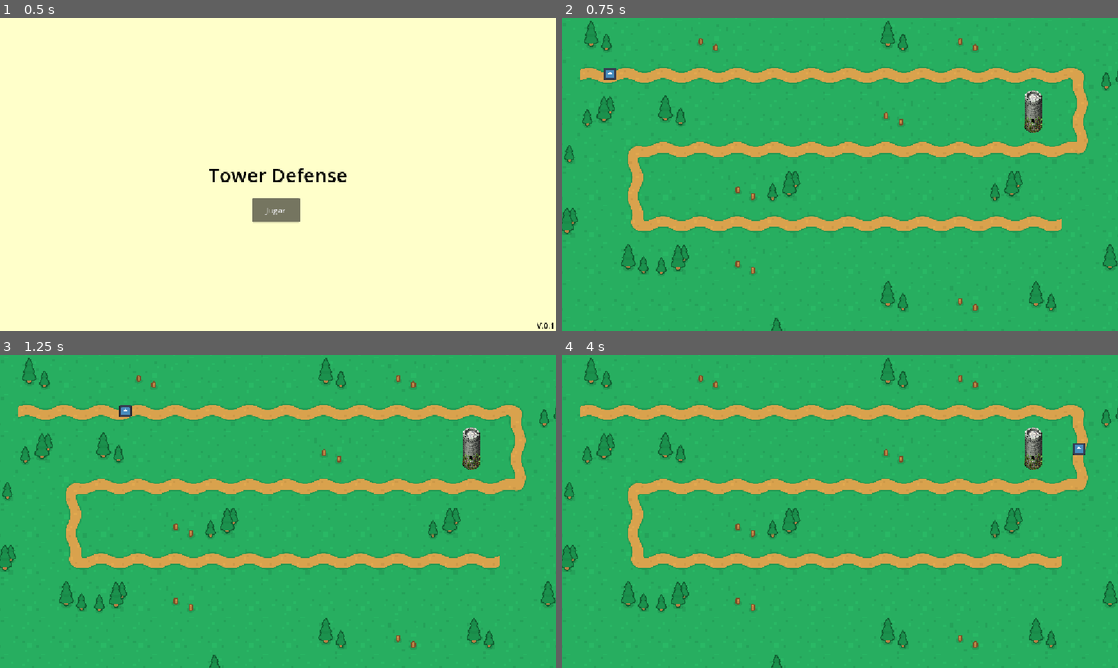
Above: before the commit, frames 1-4 (two rows, left to right).
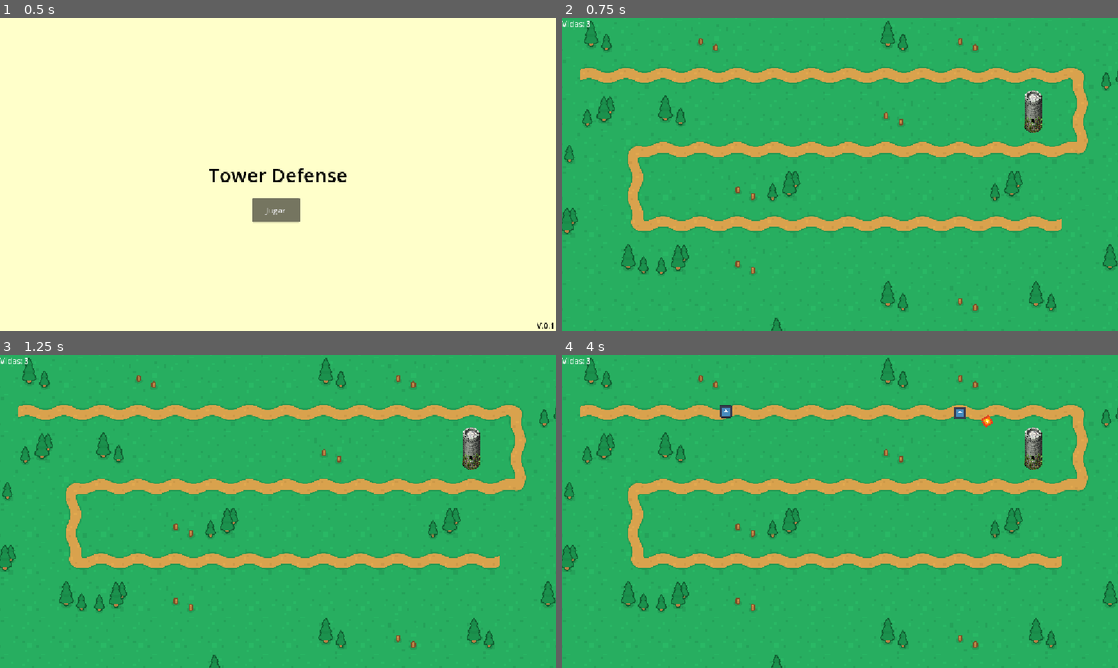
Above: after the commit, the same moments.

Repository: ntGeo/Godot_2
Game: Godot game, scene res://Scenes/menu_inicio.tscn
The game is run twice, just before and just after one commit, with the same random seed, the same clock (stepped at 60 frames per second) and the same inputs. The engine's default icon, where the game draws it, is replaced by a stand-in: a white triangle on a blue panel in a dark square.
Inputs:
- Up to frame 1 (0.5 s): no input
- Up to frame 2 (0.75 s): click "Jugar" at 0.5 s
- Up to frame 3 (1.25 s): no input
- Up to frame 4 (4 s): no input

Frame 1 is identical in both runs. In frame 2, 0.1% of the frame differs, in the area x 0-10%, y 0-20%; in frame 3, 0.1%; in frame 4, 0.4%, in the area x 0-95%, y 0-32%.

Commit message:
Game maanager, oleadas y vida de jugador

Diff:
--- /dev/null
+++ b/tower-defense/Assets/Scripts/GameManager.gd
@@ -0,0 +1,18 @@
+extends Node
+
+var vidas = 3
+var vidas_maximas = 3
+var game_over = false
+
+func perder_vida():
+	if game_over:
+		return
+	vidas -= 1
+	print("Vidas restantes: ", vidas)
+	if vidas <= 0:
+		game_over = true
+		get_tree().change_scene_to_file("res://Scenes/game_over.tscn")
+
+func reiniciar():
+	vidas = vidas_maximas
+	game_over = false
--- a/tower-defense/Assets/Scripts/enemigo.gd
+++ b/tower-defense/Assets/Scripts/enemigo.gd
@@ -11,7 +11,3 @@
 
 	path_follow.progress += SPEED * delta
 	global_position = path_follow.global_position
-
-	# Si llegó al final del camino → Game Over
-	if path_follow.progress_ratio >= 1.0:
-		get_tree().change_scene_to_file("res://Scenes/game_over.tscn")
--- a/tower-defense/Assets/Scripts/final_camino.gd
+++ b/tower-defense/Assets/Scripts/final_camino.gd
@@ -1,11 +1,11 @@
 extends Area2D
 
 func _ready():
-	# Detectamos cuando algo entra al área final
+	print("FinCamino listo")
 	body_entered.connect(_on_body_entered)
 
 func _on_body_entered(body):
-	# Si es un enemigo, activamos Game Over
-	print("Algo entró: ", body.name)
-	if body.name == "Enemigo":
-		get_tree().change_scene_to_file("res://Scenes/game_over.tscn")
+	print("Entró: ", body.name)
+	if body is CharacterBody2D:
+		body.queue_free()
+		GameManager.perder_vida()
--- a/tower-defense/Assets/Scripts/game_over.gd
+++ b/tower-defense/Assets/Scripts/game_over.gd
@@ -4,4 +4,5 @@
 	$BtnReintentar.pressed.connect(_on_reintentar)
 
 func _on_reintentar():
+	GameManager.reiniciar()
 	get_tree().change_scene_to_file("res://Scenes/mundo.tscn")
--- /dev/null
+++ b/tower-defense/Assets/Scripts/gestor_oleadas.gd
@@ -0,0 +1,39 @@
+extends Node
+
+# Escena del enemigo
+var enemigo_scene = preload("res://Scenes/enemigo.tscn")
+
+# Configuración
+var oleada_actual = 0
+var enemigos_por_oleada = 3
+var tiempo_entre_enemigos = 1.5
+var tiempo_entre_oleadas = 5.0
+
+func _ready():
+	iniciar_oleada()
+
+func iniciar_oleada():
+	oleada_actual += 1
+	# Cada oleada tiene más enemigos
+	enemigos_por_oleada = 3 + (oleada_actual - 1) * 2
+	print("Oleada ", oleada_actual, " — ", enemigos_por_oleada, " enemigos")
+	await get_tree().create_timer(1.0).timeout
+	spawnear_enemigos(enemigos_por_oleada)
+
+func spawnear_enemigos(cantidad):
+	for i in range(cantidad):
+		spawnear_enemigo()
+		await get_tree().create_timer(tiempo_entre_enemigos).timeout
+
+	# Esperamos antes de la siguiente oleada
+	await get_tree().create_timer(tiempo_entre_oleadas).timeout
+	iniciar_oleada()
+
+func spawnear_enemigo():
+	var path_follow = PathFollow2D.new()
+	get_node("/root/mundo/Camino").add_child(path_follow)
+	print("PathFollow creado: ", path_follow.get_instance_id())
+
+	var enemigo = enemigo_scene.instantiate()
+	enemigo.path_follow = path_follow
+	get_parent().add_child(enemigo)
--- a/tower-defense/Assets/Scripts/mundo.gd
+++ b/tower-defense/Assets/Scripts/mundo.gd
@@ -2,14 +2,16 @@
 
 
 # Called when the node enters the scene tree for the first time.
-func _ready():
-	var enemigo_scene = preload("res://Scenes/enemigo.tscn")
-	var enemigo = enemigo_scene.instantiate()
-
-	enemigo.path_follow = $Camino/Recorrido
-	add_child(enemigo)
+#func _ready():
+	#var enemigo_scene = preload("res://Scenes/enemigo.tscn")
+	#var enemigo = enemigo_scene.instantiate()
+#
+	#enemigo.path_follow = $Camino/Recorrido
+	#add_child(enemigo)
 
 
+func _process(delta):
+	$HUD/LabelVidas.text = "Vidas: " + str(GameManager.vidas)
 
 #funcion que gatillaba texto al momento en que enemigo llega a final de camino
 #func _on_area_2d_body_entered(body: Node2D) -> void:
--- a/tower-defense/Scenes/mundo.tscn
+++ b/tower-defense/Scenes/mundo.tscn
@@ -3,6 +3,8 @@
 [ext_resource type="Script" uid="uid://cr8u2innch6sx" path="res://Assets/Scripts/mundo.gd" id="1_6ba58"]
 [ext_resource type="PackedScene" uid="uid://bqdgv35voj3w" path="res://Scenes/torre1.tscn" id="2_uqtxj"]
 [ext_resource type="Texture2D" uid="uid://c6w23itav5xkt" path="res://Assets/Sprites/map_spritesheet.png" id="3_gqidu"]
+[ext_resource type="Script" uid="uid://cb5g5ggqlktp3" path="res://Assets/Scripts/final_camino.gd" id="4_glouy"]
+[ext_resource type="Script" uid="uid://dtccbhvsy77hc" path="res://Assets/Scripts/gestor_oleadas.gd" id="5_yf8a8"]
 
 [sub_resource type="Curve2D" id="Curve2D_xwo6f"]
 _data = {
@@ -100,9 +102,20 @@
 scale = Vector2(4.760001, 4.760001)
 
 [node name="FinCamino" type="Area2D" parent="." unique_id=111627799]
+script = ExtResource("4_glouy")
 
 [node name="CollisionPolygon2D" type="CollisionPolygon2D" parent="FinCamino" unique_id=463120672]
 position = Vector2(20, 0)
 polygon = PackedVector2Array(364.5, 29.5, 364, 87, 408.5, 87.5, 409, 29.5)
 
+[node name="HUD" type="CanvasLayer" parent="." unique_id=1312998376]
+
+[node name="LabelVidas" type="Label" parent="HUD" unique_id=1091348321]
+offset_right = 40.0
+offset_bottom = 23.0
+text = "Vidas: 3"
+
+[node name="GestorOleadas" type="Node" parent="." unique_id=463686908]
+script = ExtResource("5_yf8a8")
+
 [connection signal="body_entered" from="FinCamino" to="." method="_on_area_2d_body_entered"]
--- a/tower-defense/project.godot
+++ b/tower-defense/project.godot
@@ -15,10 +15,18 @@
 config/features=PackedStringArray("4.7", "GL Compatibility")
 config/icon="res://icon.svg"
 
+[autoload]
+
+GameManager="*uid://cj3tpoorw3pwy"
+
 [display]
 
 window/stretch/mode="canvas_items"
 window/stretch/aspect="ignore"
+
+[editor]
+
+movie_writer/movie_file="res://grabacion.avi"
 
 [physics]
 
Not shown, added: tower-defense/Assets/Scripts/GameManager.gd.uid
Not shown, added: tower-defense/Assets/Scripts/gestor_oleadas.gd.uid
Not shown, added: tower-defense/grabacion.avi
